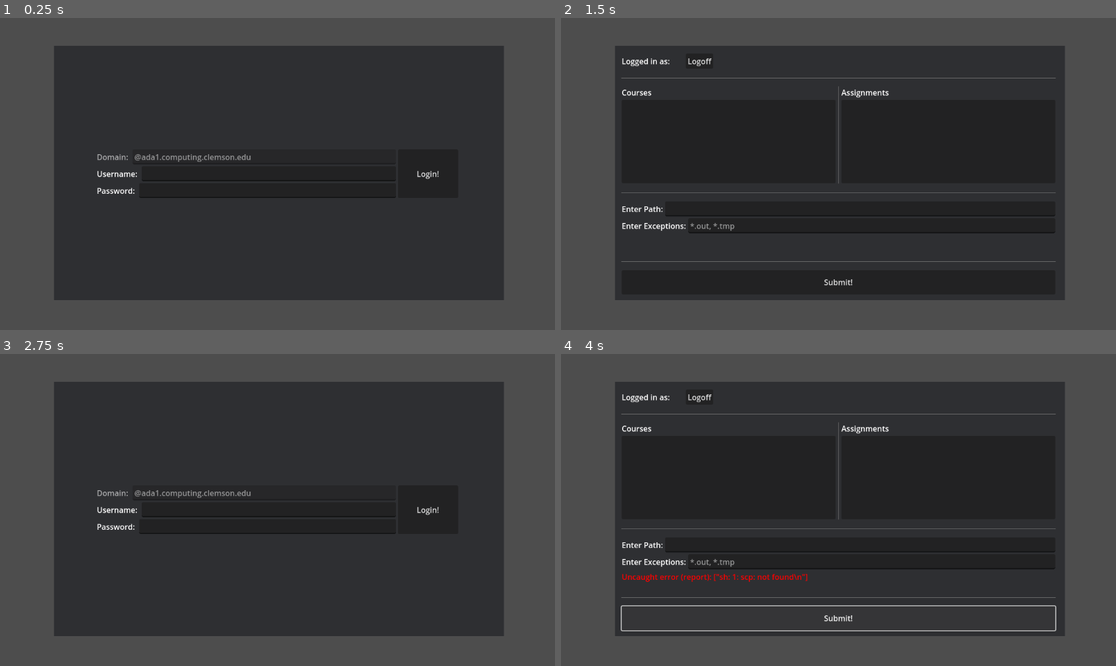
Above: before the commit, frames 1-4 (two rows, left to right).
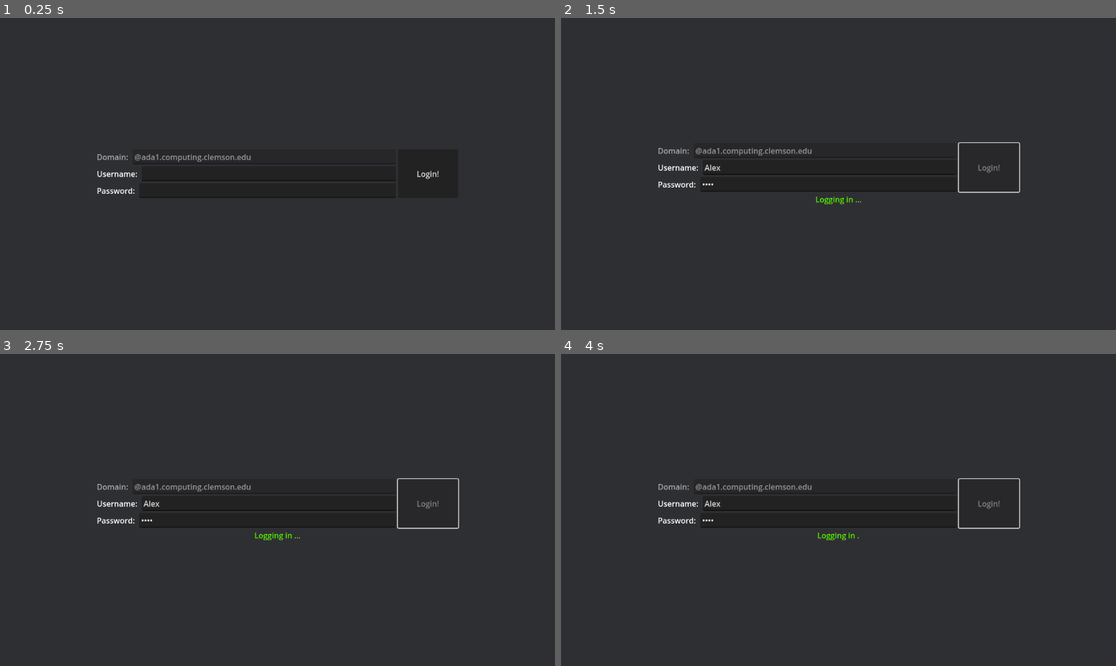
Above: after the commit, the same moments.

Repository: GCPins/cscope
Game: Godot game, scene res://Scenes/Main.tscn
Same seed, same stepped clock (60 frames per second), same inputs: the game is played once before the commit and once after it.
Inputs (mouse positions are in pixels of both pictures, inside the frame that each line leads up to):
- Up to frame 1 (0.25 s): no input
- Up to frame 2 (1.5 s): click (827, 174) at 0.52 s; type "Alex" at 0.6 s; click (827, 189) at 0.75 s; type "Alex" at 0.83 s; click "Login!" at 1.25 s
- Up to frame 3 (2.75 s): click (138, 397) at 2 s, where only the run before the commit has a clickable "Logoff"
- Up to frame 4 (4 s): click (988, 510) at 2.75 s, where only the run before the commit has a clickable "Login!"; click (838, 619) at 3.5 s, where only the run before the commit has a clickable "Submit!"

The runs differ from the first frame. In frame 1, 34% of the frame differs, in the area x 0-100%, y 0-100%; in frame 2, 36%; in frame 3, 35%; in frame 4, 37%.
Error before the commit: Cannot call method 'copy' on a null value. (res://Scripts/Globals.gd:31)
Error after the commit: Cannot call method 'copy' on a null value. (res://Scripts/Globals.gd:37)

Commit message:
Update v2.0.0
Co-Authored-By: Bradythebest27 <112587372+Bradythebest27@users.noreply.github.com>

Diff:
--- a/Scenes/Filepaths.tscn
+++ b/Scenes/Filepaths.tscn
@@ -1,6 +1,9 @@
-[gd_scene load_steps=2 format=3 uid="uid://c3bbxe36xkfe1"]
+[gd_scene load_steps=3 format=3 uid="uid://c3bbxe36xkfe1"]
 
 [ext_resource type="Script" path="res://Scripts/Filepaths.gd" id="1_yv0cf"]
+
+[sub_resource type="LabelSettings" id="LabelSettings_w4e1b"]
+shadow_size = 2
 
 [node name="Filepaths" type="Control"]
 layout_mode = 3
@@ -11,29 +14,33 @@
 grow_vertical = 2
 script = ExtResource("1_yv0cf")
 
-[node name="CenterContainer" type="CenterContainer" parent="."]
+[node name="CenterContainer" type="MarginContainer" parent="."]
 layout_mode = 1
 anchors_preset = 15
 anchor_right = 1.0
 anchor_bottom = 1.0
 grow_horizontal = 2
 grow_vertical = 2
+theme_override_constants/margin_left = 20
+theme_override_constants/margin_top = 20
+theme_override_constants/margin_right = 20
+theme_override_constants/margin_bottom = 20
 
 [node name="Panel" type="Panel" parent="CenterContainer"]
+self_modulate = Color(1, 1, 1, 0)
 layout_mode = 2
 
 [node name="ColorRect" type="ColorRect" parent="CenterContainer/Panel"]
 layout_mode = 2
-offset_left = -464.0
-offset_top = -266.0
-offset_right = 470.0
-offset_bottom = 262.0
+offset_left = -1560.0
+offset_top = -1528.0
+offset_right = 2775.0
+offset_bottom = 1878.0
 size_flags_vertical = 3
 mouse_filter = 2
 color = Color(0.00784314, 0.0117647, 0.0470588, 0.403922)
 
 [node name="VBoxContainer" type="VBoxContainer" parent="CenterContainer"]
-custom_minimum_size = Vector2(900, 500)
 layout_mode = 2
 
 [node name="UpperDisplay" type="HBoxContainer" parent="CenterContainer/VBoxContainer"]
@@ -129,7 +136,7 @@
 [node name="LineEdit" type="LineEdit" parent="CenterContainer/VBoxContainer/Exceptions"]
 layout_mode = 2
 size_flags_horizontal = 3
-placeholder_text = "*.out, *.tmp"
+placeholder_text = "*.out, *.tmp, .~nfs*"
 
 [node name="FileDialog" type="FileDialog" parent="CenterContainer/VBoxContainer/Exceptions"]
 size = Vector2i(392, 400)
@@ -138,6 +145,15 @@
 [node name="Container" type="Container" parent="CenterContainer/VBoxContainer"]
 layout_mode = 2
 size_flags_vertical = 3
+
+[node name="LoadingLabel" type="Label" parent="CenterContainer/VBoxContainer/Container"]
+visible = false
+modulate = Color(0.34902, 0.94902, 0, 1)
+layout_mode = 2
+size_flags_horizontal = 3
+text = "Loading..."
+label_settings = SubResource("LabelSettings_w4e1b")
+horizontal_alignment = 1
 
 [node name="ErrorLabel" type="RichTextLabel" parent="CenterContainer/VBoxContainer/Container"]
 custom_minimum_size = Vector2(900, 0)
--- a/Scenes/Main.tscn
+++ b/Scenes/Main.tscn
@@ -14,7 +14,7 @@
 grow_vertical = 2
 script = ExtResource("1_djdmy")
 
-[node name="CenterContainer" type="CenterContainer" parent="."]
+[node name="CenterContainer" type="MarginContainer" parent="."]
 layout_mode = 1
 anchors_preset = 15
 anchor_right = 1.0
@@ -23,14 +23,16 @@
 grow_vertical = 2
 
 [node name="Panel" type="Panel" parent="CenterContainer"]
+self_modulate = Color(1, 1, 1, 0)
 layout_mode = 2
 
 [node name="ColorRect" type="ColorRect" parent="CenterContainer/Panel"]
+custom_minimum_size = Vector2(1280, 1280)
 layout_mode = 2
-offset_left = -464.0
-offset_top = -266.0
-offset_right = 470.0
-offset_bottom = 262.0
+offset_left = -2860.0
+offset_top = -1986.0
+offset_right = 2956.0
+offset_bottom = 2141.0
 size_flags_vertical = 3
 mouse_filter = 2
 color = Color(0.00784314, 0.0117647, 0.0470588, 0.403922)
@@ -99,4 +101,20 @@
 label_settings = SubResource("LabelSettings_2a744")
 horizontal_alignment = 1
 
+[node name="LogLabel" type="Label" parent="CenterContainer/VBoxContainer/VBoxContainer"]
+visible = false
+modulate = Color(0.34902, 0.94902, 0, 1)
+layout_mode = 2
+text = "Logging in ..."
+label_settings = SubResource("LabelSettings_2a744")
+horizontal_alignment = 1
+
+[node name="LogErrorLabel" type="Label" parent="CenterContainer/VBoxContainer/VBoxContainer"]
+visible = false
+modulate = Color(0.94902, 0, 0, 1)
+layout_mode = 2
+text = "Error logging in!"
+label_settings = SubResource("LabelSettings_2a744")
+horizontal_alignment = 1
+
 [connection signal="pressed" from="CenterContainer/VBoxContainer/VBoxContainer/HBoxContainer/Button" to="." method="_on_button_pressed"]
--- a/Scripts/Filepaths.gd
+++ b/Scripts/Filepaths.gd
@@ -40,6 +40,22 @@
 		course_dropdown.set_item_tooltip(i, course_name + ": " + tooltips[course_name])
 		i += 1
 
+var t
+var time := 0.0
+var cached_periods := -1
+func _physics_process(delta):
+
+	if t != null and not t.is_alive():
+		match t.wait_to_finish():
+			2:
+				t = null
+
+	time += delta
+	var periods := int(time/0.5)%3
+	if cached_periods != periods and t != null:
+		cached_periods = periods+1
+		$CenterContainer/VBoxContainer/Container/LoadingLabel.text = \
+			"Loading "+".".repeat(cached_periods)
 
 func _on_course_list_item_selected(index: int):
 	selected_course = courses[index]
@@ -67,18 +83,25 @@
 
 func _on_submit_pressed():
 	print("Submission pressed")
+	$CenterContainer/VBoxContainer/Container/LoadingLabel.visible = true
 
-	$CenterContainer/VBoxContainer/Container/ErrorLabel.text = ""
+	t = Thread.new()
+	t.start(_submit.bind(Globals, $CenterContainer/VBoxContainer/Container/ErrorLabel))
 
-	$CenterContainer/VBoxContainer/Container/ErrorLabel.set("theme_override_colors/default_color", Color.RED)
+func _submit(globals, error_label):
+
+	error_label.visible = true
+	error_label.text = ""
+
+	error_label.set("theme_override_colors/default_color", Color.RED)
 
 	var output := []
-	OS.execute("scp", ["-r",Globals.username+Globals.domain+":/home/"+Globals.username+"/"+filepath, Globals.TEMP_DIR], output, true, true)
+	OS.execute("scp", ["-r",globals.username+globals.domain+":/home/"+globals.username+"/"+filepath, globals.TEMP_DIR], output, true, true)
 	if output != [""]:
 		if output[0].begins_with("scp: "):
-			$CenterContainer/VBoxContainer/Container/ErrorLabel.text = "File " + output[0].split(" ")[1] + " does not exist in " + Globals.domain
+			error_label.text = "File " + output[0].split(" ")[1] + " does not exist in " + globals.domain
 		else:
-			$CenterContainer/VBoxContainer/Container/ErrorLabel.text = "Uncaught error (report): " + str(output)
+			error_label.text = "Uncaught error (report): " + str(output)
 		return
 
 	var filepath_arr := filepath.split("/")
@@ -88,45 +111,45 @@
 	var files := []
 	if filepath_ending_name.ends_with(".zip"):
 
-		OS.execute("powershell.exe", ["-Command", "tar -tf "+Globals.TEMP_DIR.replace(" ", "` ")+"\\"+filepath_ending_name], files, true)
+		OS.execute("powershell.exe", ["-Command", "tar -tf "+globals.TEMP_DIR.replace(" ", "` ")+"\\"+filepath_ending_name], files, true)
 
 		files = str(files).trim_prefix("[\"").trim_suffix("\"]").split("\\r\\n")
 
 		print("zip file tree: ",files)
 
 		var output2 = []
-		OS.execute("powershell.exe", ["-Command", "tar -xvf "+Globals.TEMP_DIR.replace(" ", "` ")+"\\"+filepath_ending_name+" -C "+\
-		Globals.TEMP_DIR.replace(" ", "` ")], output2, true)
+		OS.execute("powershell.exe", ["-Command", "tar -xvf "+globals.TEMP_DIR.replace(" ", "` ")+"\\"+filepath_ending_name+" -C "+\
+		globals.TEMP_DIR.replace(" ", "` ")], output2, true)
 		print("Unzip ret: ", output2)
 
 		filepath_ending_name = files[0].trim_suffix("/")
 		del_queue = [filepath_ending_name, filepath_ending_name+".zip"]
 
-	if DirAccess.dir_exists_absolute(Globals.TEMP_DIR+"\\"+filepath_ending_name) and Globals.withhold_queue.size() > 0:
+	if DirAccess.dir_exists_absolute(globals.TEMP_DIR+"\\"+filepath_ending_name) and globals.withhold_queue.size() > 0:
 		print("Witholding detected... Processing...")
-		for withhold_token in Globals.withhold_queue:
-			OS.execute("powershell.exe", ["-Command", "rm -Recurse -Force "+Globals.TEMP_DIR.replace(" ", "` ") + "\\" + filepath_ending_name + "\\" + withhold_token])
+		for withhold_token in globals.withhold_queue:
+			OS.execute("powershell.exe", ["-Command", "rm -Recurse -Force "+globals.TEMP_DIR.replace(" ", "` ") + "\\" + filepath_ending_name + "\\" + withhold_token])
 
-	output = Globals.upload_to_gradescope(tooltips[selected_course], selected_assignment, filepath_ending_name)
+	output = globals.upload_to_gradescope(tooltips[selected_course], selected_assignment, filepath_ending_name)
 	if output != [""]:
 		if output[0].begins_with("submitted! visit"):
-			$CenterContainer/VBoxContainer/Container/ErrorLabel.set("theme_override_colors/default_color", Color.GREEN)
-			$CenterContainer/VBoxContainer/Container/ErrorLabel.text = output[0].trim_suffix("\\r\\n")
+			error_label.set("theme_override_colors/default_color", Color.GREEN)
+			error_label.text = output[0].trim_suffix("\\r\\n")
 		else:
-			$CenterContainer/VBoxContainer/Container/ErrorLabel.text = "Uncaught error (report): " + str(output)
-			return
+			error_label.text = "Uncaught error (report, nonblocking): " + str(output)
 
 	var outputrm = []
 	for f_name in del_queue:
-		OS.execute("powershell.exe", ["-Command", "rm -Recurse -Force "+Globals.TEMP_DIR.replace(" ", "` ") + "\\" + f_name], outputrm)
+		OS.execute("powershell.exe", ["-Command", "rm -Recurse -Force "+globals.TEMP_DIR.replace(" ", "` ") + "\\" + f_name], outputrm)
 	print("rm output: ", outputrm)
+
+	return 2
 
 
 func _on_logoff_button_pressed():
 	Globals.username = ""
 	Globals.password = ""
 	get_tree().change_scene_to_file("res://Scenes/Main.tscn")
-
 
 func _on_Exceptions_edit_text_changed(new_text: String):
 	if new_text == "":
--- a/Scripts/Globals.gd
+++ b/Scripts/Globals.gd
@@ -8,8 +8,10 @@
 var password: String
 var domain: String
 
-const const_withhold_queue = ["*.out", "*.tmp"]
-var withhold_queue := ["*.out", "*.tmp"]
+const const_withhold_queue = ["*.out", "*.tmp", ".~nfs*"]
+var withhold_queue := const_withhold_queue
+
+var list_of_class := []
 
 func _ready():
 
@@ -24,16 +26,16 @@
 		var dir: DirAccess
 		var err1 := -2
 		var err2 := -2
-		if true:#OS.has_feature("standalone"):
-			var folder : String = get_exe_path()
-			print("Python files not found. Checking in exe directory at: ", folder,"?")
-			dir = DirAccess.open(folder)
-			err1=dir.copy("courses.py", "user://Python/courses.py")
-			err2=dir.copy("submission.py", "user://Python/submission.py")
+#		if true:#OS.has_feature("standalone"):
+#			var folder : String = get_exe_path()
+#			print("Python files not found. Checking in exe directory at: ", folder,"?")
+#			dir = DirAccess.open(folder)
+#			err1=dir.copy("courses.py", "user://Python/courses.py")
+#			err2=dir.copy("submission.py", "user://Python/submission.py")
 #		else:
-#			dir = DirAccess.open("res://Python")
-#			err1=dir.copy("res://Python/courses.py", TEMP_DIR+"\\courses.py")
-#			err2=dir.copy("res://Python/submission.py", TEMP_DIR+"\\submission.py")
+		dir = DirAccess.open("res://Python")
+		err1=dir.copy("res://Python/courses.py", TEMP_DIR+"\\courses.py")
+		err2=dir.copy("res://Python/submission.py", TEMP_DIR+"\\submission.py")
 		print("Replacing. Errnos: "+str(err1)+" "+str(err2))
 
 
@@ -45,7 +47,7 @@
 
 
 
-func get_list_of_classes():
+func update_list_of_classes():
 	print("Obtaining classes...")
 
 	var output := []
@@ -66,7 +68,10 @@
 	var arr_course_list = JSON.parse_string(course_list)
 	var arr_ass_list = JSON.parse_string(ass_list)
 
-	return [arr_course_list, arr_ass_list]
+	list_of_class = [arr_course_list, arr_ass_list]
+
+func get_list_of_classes():
+	return list_of_class
 
 func upload_to_gradescope(course: String, assignment: String, filename: String):
 	var output := []
--- a/Scripts/Main.gd
+++ b/Scripts/Main.gd
@@ -19,10 +19,20 @@
 func _physics_process(delta):
 
 	if t != null and not t.is_alive():
-		if t.wait_to_finish() == 2:
-			$CenterContainer/VBoxContainer/VBoxContainer/HBoxContainer/Button.disabled = false
-			$CenterContainer/VBoxContainer/VBoxContainer/DownloadLabel.visible = false
-			t = null
+		match t.wait_to_finish():
+			2:
+				$CenterContainer/VBoxContainer/VBoxContainer/HBoxContainer/Button.disabled = false
+				$CenterContainer/VBoxContainer/VBoxContainer/DownloadLabel.visible = false
+				$CenterContainer/VBoxContainer/VBoxContainer/LogLabel.visible = false
+				t = null
+			3:
+				if not Globals.get_list_of_classes()[0] is Array or Globals.get_list_of_classes()[0].size() == 0:
+					$CenterContainer/VBoxContainer/VBoxContainer/LogLabel.visible = false
+					$CenterContainer/VBoxContainer/VBoxContainer/LogErrorLabel.visible = true
+					$CenterContainer/VBoxContainer/VBoxContainer/HBoxContainer/Button.disabled = true
+					t = null
+				else:
+					get_tree().change_scene_to_file("res://Scenes/Filepaths.tscn")
 
 	time += delta
 	var periods := int(time/0.5)%3
@@ -30,6 +40,8 @@
 		cached_periods = periods+1
 		$CenterContainer/VBoxContainer/VBoxContainer/DownloadLabel.text = \
 			"Currently Downloading Dependencies "+".".repeat(cached_periods)
+		$CenterContainer/VBoxContainer/VBoxContainer/LogLabel.text = \
+			"Logging in "+".".repeat(cached_periods)
 
 func _on_button_pressed():
 	Globals.domain = $CenterContainer/VBoxContainer/VBoxContainer/HBoxContainer/HBoxContainer/Domain/TextEdit.text
@@ -37,7 +49,13 @@
 		Globals.domain = "@"+Globals.domain
 	Globals.username = $CenterContainer/VBoxContainer/VBoxContainer/HBoxContainer/HBoxContainer/Username/TextEdit.text
 	Globals.password = $CenterContainer/VBoxContainer/VBoxContainer/HBoxContainer/HBoxContainer/Password/TextEdit.text
-	get_tree().change_scene_to_file("res://Scenes/Filepaths.tscn")
+
+	t = Thread.new()
+	$CenterContainer/VBoxContainer/VBoxContainer/LogLabel.visible = true
+	$CenterContainer/VBoxContainer/VBoxContainer/HBoxContainer/Button.disabled = true
+	t.start(_update_lists.bind(Globals))
+
+
 
 
 func _download():
@@ -46,3 +64,7 @@
 	OS.execute("powershell.exe", ["-Command","pip install lxml"])
 	var f := FileAccess.open("user://save.save",FileAccess.WRITE_READ)
 	return 2
+
+func _update_lists(global):
+	global.update_list_of_classes()
+	return 3
Not shown, changed: export_presets.cfg
Not shown, changed: .gitignore
Not shown, added: Python/courses.py
Not shown, added: Python/submission.py
Not shown, changed: makepy.bat
